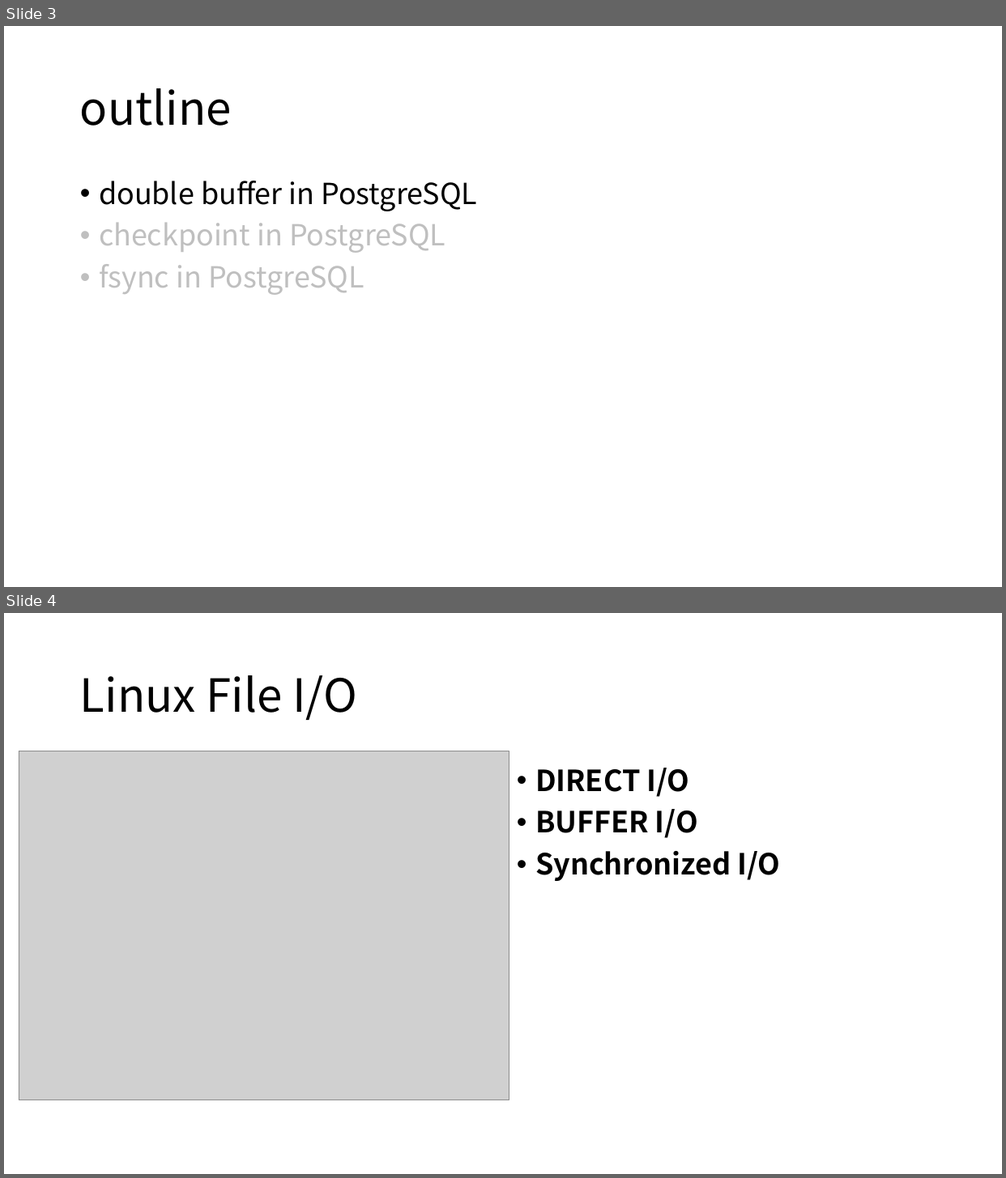
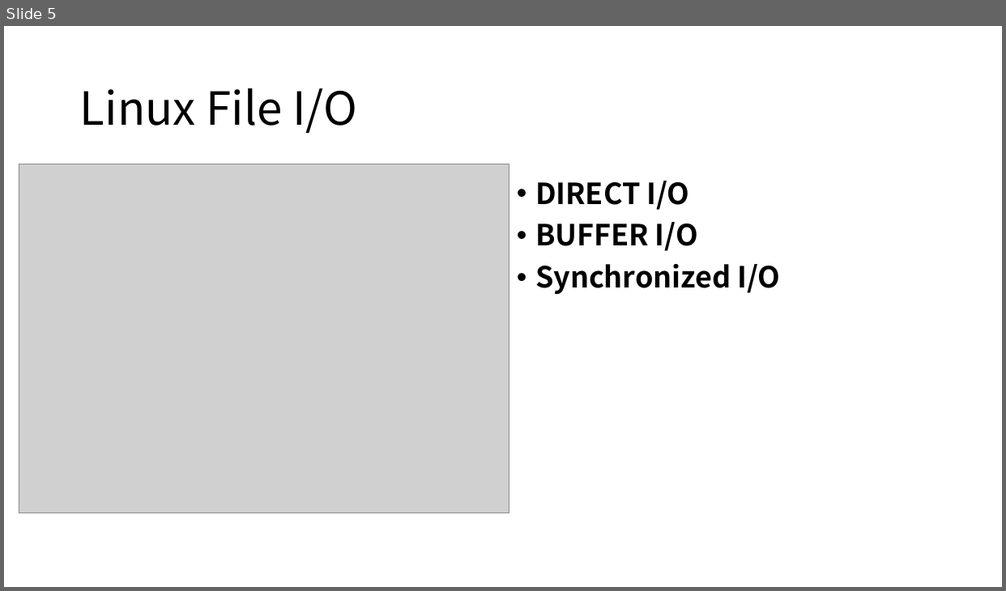
Before and after one commit to yummyliu/papers, a slide deck: pg-buffer.pptx. Shown one above the other, each under a label of ours: slides 3 and 4 before the commit, slide 5 after it. The pictures are 1006x1178 and 1006x591 pixels, drawn with LibreOffice and Linux fonts; fonts in the diff are those of the drawing; grey boxes stand for pictures. Boxes give left, top, right and bottom in pixels: in the first picture for what was removed or moved away, otherwise in the second. Text is boxed around its words. In the diff, an @@ line names an element or a change of style, - is before the commit and + after.

```diff
--- a/pg-buffer.pptx
+++ b/pg-buffer.pptx
@@ slide 3 removed at box(4, 26, 1002, 587), background #FFFFFF @@
@@ title removed at box(80, 88, 232, 126) @@
-outline
@@ text removed at box(99, 181, 477, 295) @@
-• double buffer in PostgreSQL
-• checkpoint in PostgreSQL
-• fsync in PostgreSQL
@@ what was slide 4 is now slide 5 @@
```
Also in this commit, not shown: 2 slides changed, 2 slides added, 1 other slide removed.
